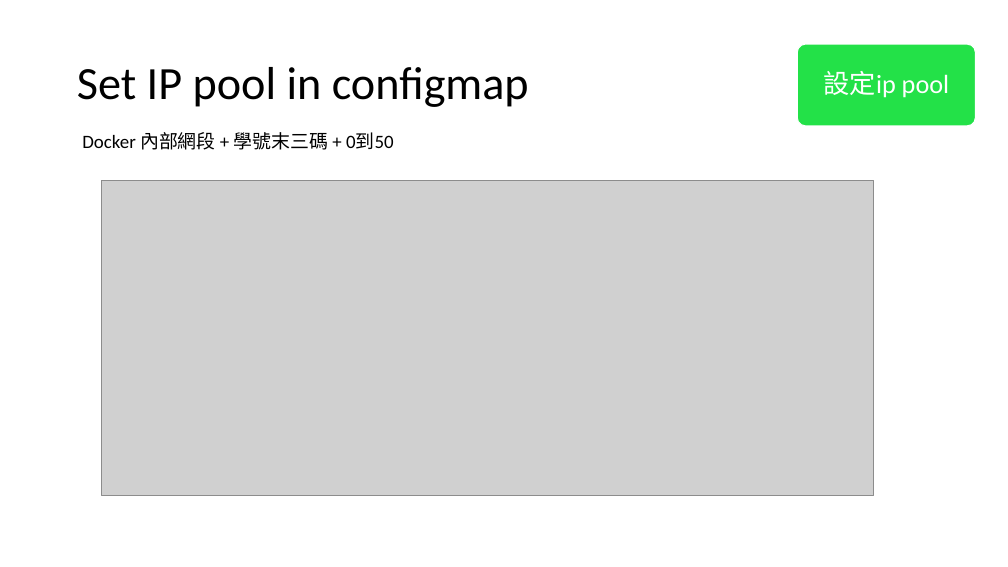
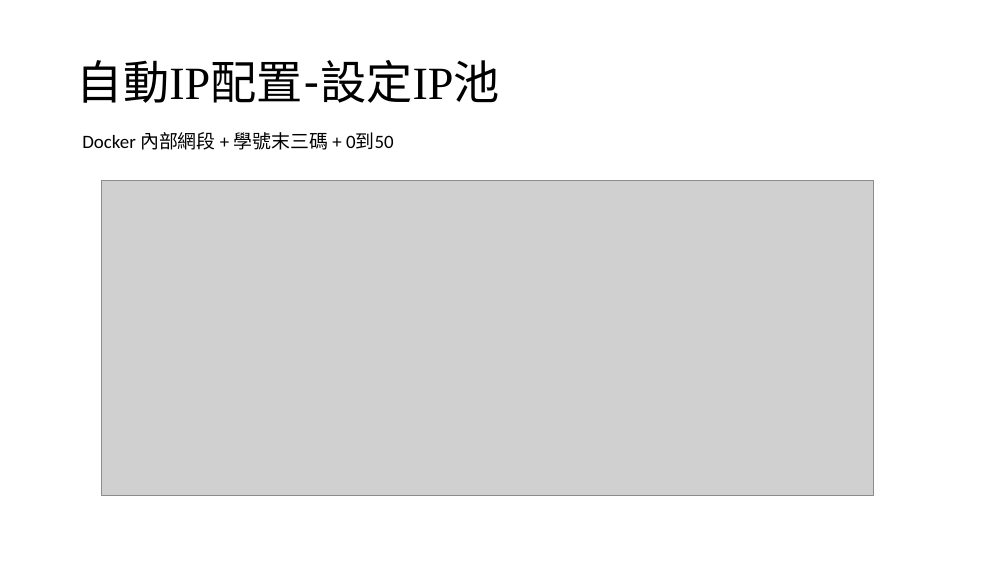
Before and after one commit to 0yukali0/k8sInkind, a slide deck: slide 23 of 110雲端運算研一k8s體驗.pptx (slide 13 before the commit). Drawn at 1008x567 pixels with LibreOffice and Linux fonts; fonts in the diff are those of the drawing; grey boxes stand for pictures. Boxes give left, top, right and bottom in pixels: in the first picture for what was removed or moved away, otherwise in the second. Text is boxed around its words. In the diff, an @@ line names an element or a change of style, - is before the commit and + after.

```diff
--- a/110雲端運算研一k8s體驗.pptx
+++ b/110雲端運算研一k8s體驗.pptx
@@ rounded rectangle removed at [798,44,976,126] @@
@@ title at [77,60,500,103]: text changed; font Calibri to Lato @@
-Set IP pool in configmap
+自動IP配置-設定IP池
@@ text removed at [824,71,949,98] @@
-設定ip pool
```
Also in this commit, not shown: 4 other slides changed, 16 slides added, 6 slides removed, 11 other files.
